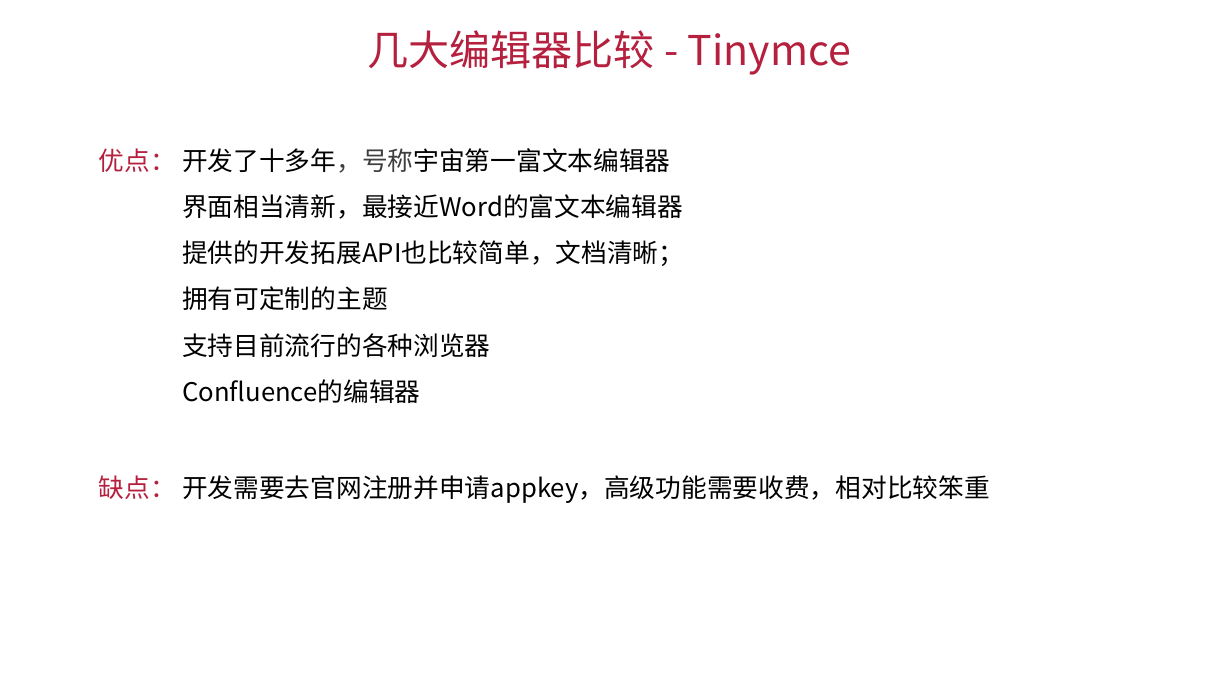
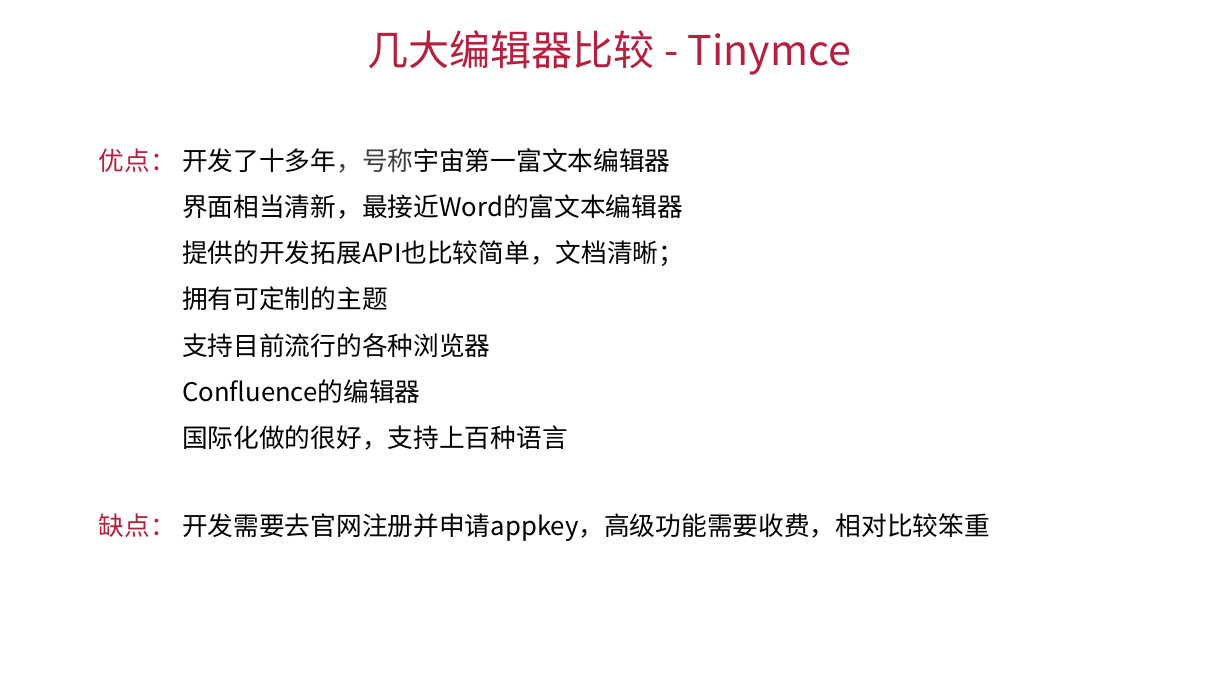
Before and after one commit to LINZJAI/editor-demo, a slide deck: slide 13 of 富文本编辑器初探(1)/富文本编辑器初探(1).pptx. Drawn at 1232x693 pixels with LibreOffice and Linux fonts; fonts in the diff are those of the drawing. Boxes give left, top, right and bottom in pixels: in the first picture for what was removed or moved away, otherwise in the second. Text is boxed around its words. In the diff, an @@ line names an element or a change of style, - is before the commit and + after.

```diff
--- a/富文本编辑器初探(1)/富文本编辑器初探(1).pptx
+++ b/富文本编辑器初探(1)/富文本编辑器初探(1).pptx
@@ text at (x1=182, y1=425, x2=568, y2=450): paragraph added @@
+国际化做的很好，支持上百种语言
@@ text "缺点：" moved from (x1=99, y1=475, x2=176, y2=499) to (x1=99, y1=513, x2=176, y2=537) @@
@@ text "开发需要去官网注册并申请appkey，高级功能需要收费，相对比较笨重" moved from (x1=182, y1=475, x2=990, y2=503) to (x1=182, y1=513, x2=990, y2=541) @@
```
Also in this commit, not shown: 16 other slides changed, 1 slide added, 2 other files.
